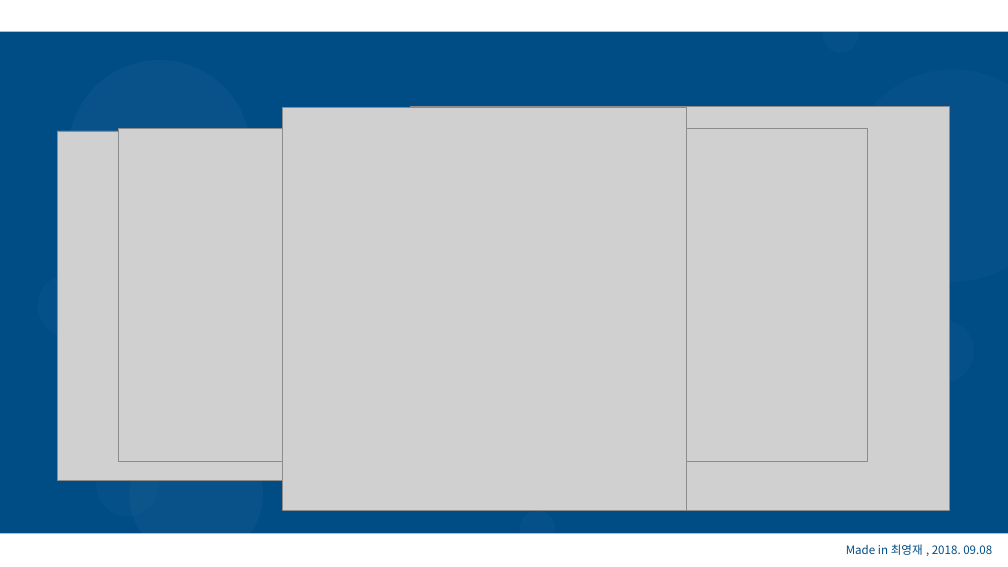
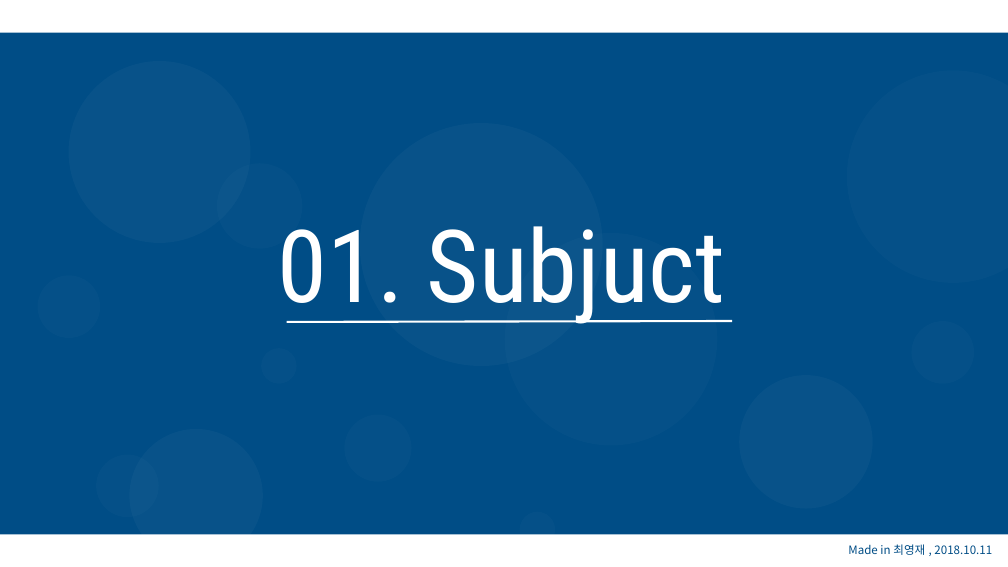
Before and after one commit to choiyooung/DATA_STRUCTURE_DESIGN, a slide deck: slide 3 of 자구설과제 2차발표.pptx. Drawn at 1008x567 pixels with LibreOffice and Linux fonts; fonts in the diff are those of the drawing; grey boxes stand for pictures. Boxes give left, top, right and bottom in pixels: in the first picture for what was removed or moved away, otherwise in the second. Text is boxed around its words. In the diff, an @@ line names an element or a change of style, - is before the commit and + after.

```diff
--- a/자구설과제 2차발표.pptx
+++ b/자구설과제 2차발표.pptx
@@ picture removed at <box>283,107,686,510</box> @@
@@ picture removed at <box>410,107,949,511</box> @@
@@ picture removed at <box>57,131,408,481</box> @@
@@ picture removed at <box>119,129,867,462</box> @@
@@ ellipse added at <box>360,123,603,366</box>, fill #FFFFFF at 3% opacity @@
@@ ellipse added at <box>217,163,302,249</box>, fill #FFFFFF at 2% opacity @@
@@ text added at <box>278,226,725,324</box>, 96 pt, text #FFFFFF @@
+01. Subjuct
@@ ellipse added at <box>505,233,718,445</box>, fill #FFFFFF at 2% opacity @@
@@ line added from (287, 322) to (732, 321), #FFFFFF 2 pt @@
@@ ellipse: place and size @@
-ellipse at <box>823,17,859,52</box>
+ellipse at <box>261,349,296,384</box>
@@ ellipse added at <box>740,375,873,509</box>, fill #FFFFFF at 3% opacity @@
@@ ellipse added at <box>344,414,411,482</box>, fill #FFFFFF at 2% opacity @@
@@ text at <box>848,544,992,555</box>: text changed @@
-Made in 최영재 , 2018. 09.08
+Made in 최영재 , 2018.10.11
```
Also in this commit, not shown: 5 other slides changed, 10 slides added, 1 slide removed, 5 other files.
